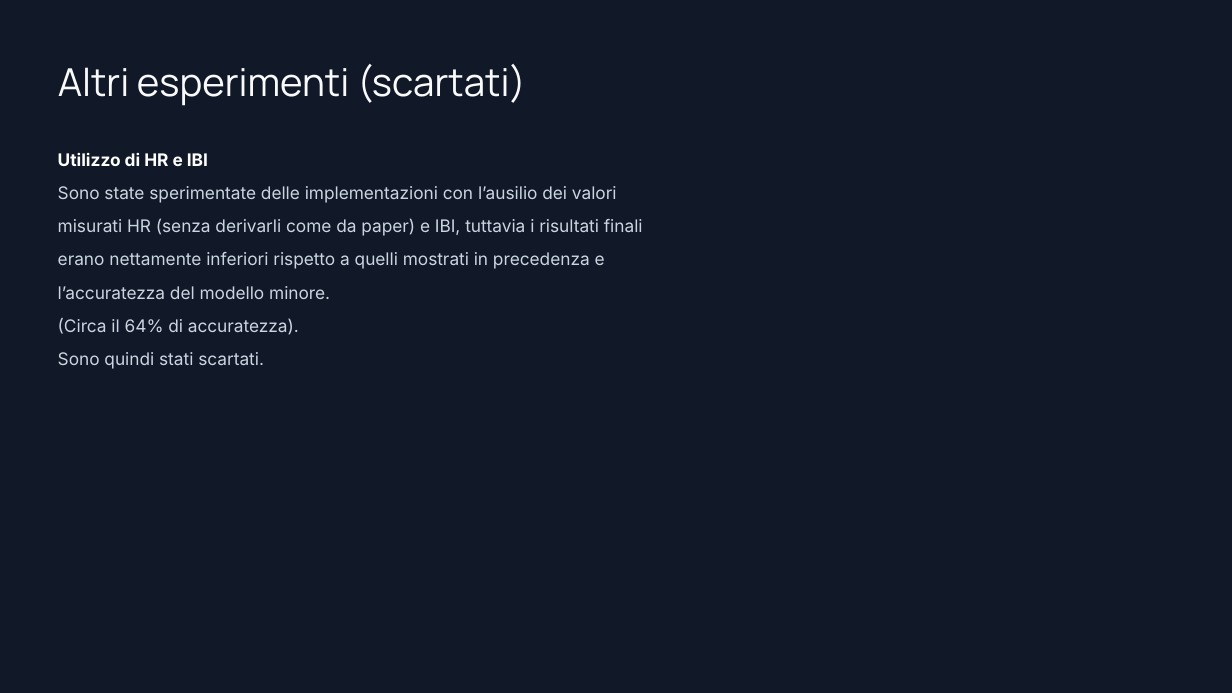
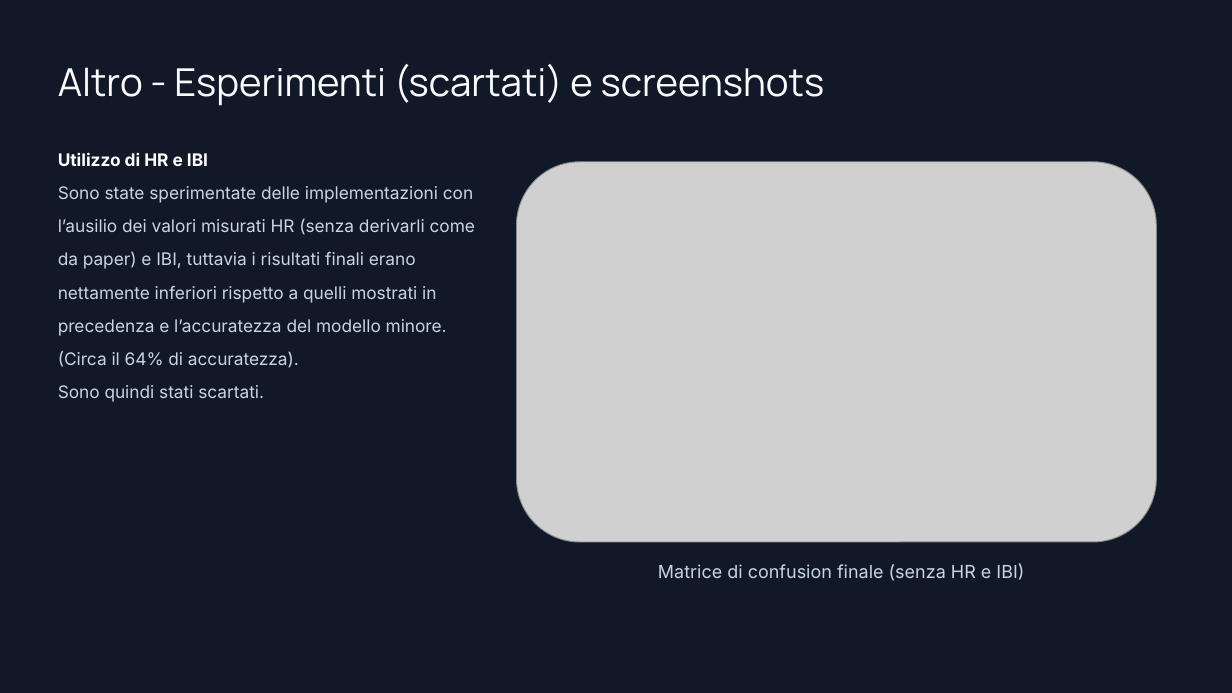
Before and after one commit to GABRYCA/ml-stress-rest, a slide deck: slide 15 of Progetto Interfacce Uomo-Macchina.pptx. Drawn at 1232x693 pixels with LibreOffice and Linux fonts; fonts in the diff are those of the drawing; grey boxes stand for pictures; background and template pictures are left out. Boxes give left, top, right and bottom in pixels: in the first picture for what was removed or moved away, otherwise in the second. Text is boxed around its words. In the diff, an @@ line names an element or a change of style, - is before the commit and + after.

```diff
--- a/Progetto Interfacce Uomo-Macchina.pptx
+++ b/Progetto Interfacce Uomo-Macchina.pptx
@@ text at (58, 64, 825, 106): text changed @@
-Altri esperimenti (scartati)
+Altro - Esperimenti (scartati) e screenshots
@@ text "Utilizzo di HR e IBI" rewrapped from (58, 153, 643, 369) to (58, 152, 475, 402) @@
@@ picture added at (517, 162, 1156, 543) @@
@@ text added at (658, 563, 1024, 581), 14 pt, text #CBD5E1 @@
+Matrice di confusion finale (senza HR e IBI)
```
Also in this commit, not shown: 1 other file.
